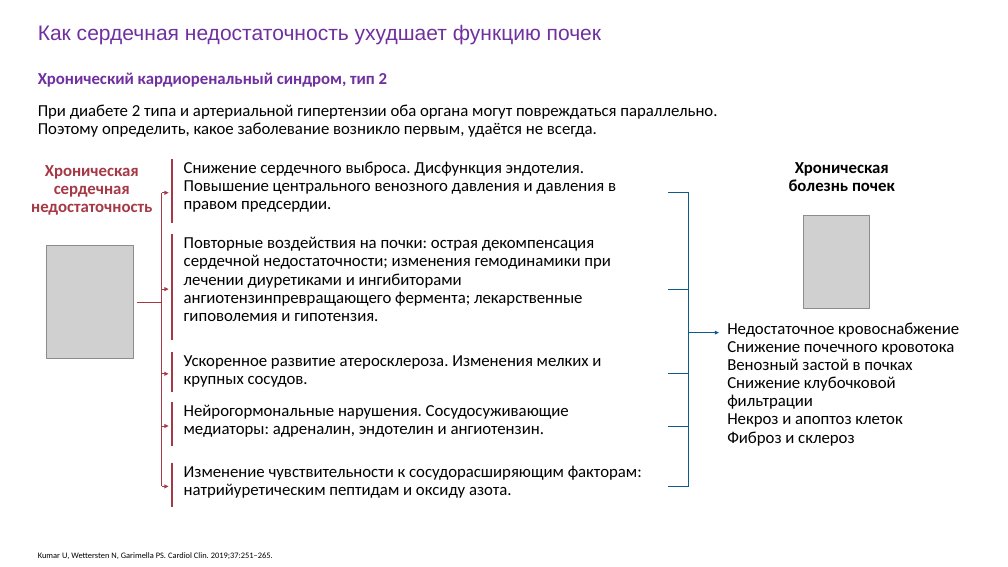
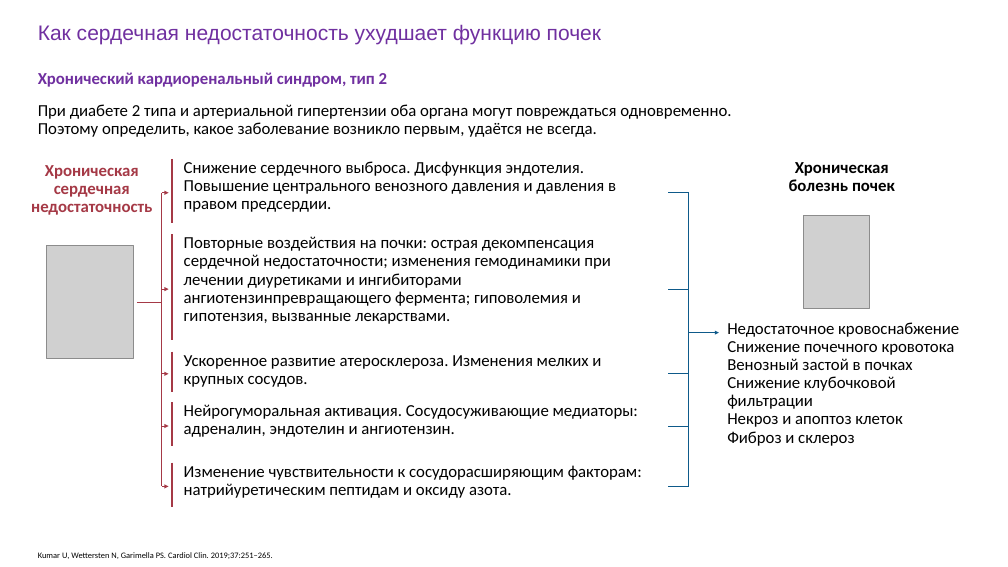
Before and after one commit to drabdulbosit1-eng/my-test-cloud, a slide deck: slide 11 of finerenone/Finerenone_Levin_reviewed.pptx. Drawn at 1008x567 pixels with LibreOffice and Linux fonts; fonts in the diff are those of the drawing; grey boxes stand for pictures. Boxes give left, top, right and bottom in pixels: in the first picture for what was removed or moved away, otherwise in the second. Text is boxed around its words. In the diff, an @@ line names an element or a change of style, - is before the commit and + after.

```diff
--- a/finerenone/Finerenone_Levin_reviewed.pptx
+++ b/finerenone/Finerenone_Levin_reviewed.pptx
@@ text at box(38, 104, 731, 119): text changed @@
-При диабете 2 типа и артериальной гипертензии оба органа могут повреждаться параллельно.
+При диабете 2 типа и артериальной гипертензии оба органа могут повреждаться одновременно.
@@ text at box(184, 236, 611, 324): text changed @@
-Повторные воздействия на почки: острая декомпенсация сердечной недостаточности; изменения гемодинамики при лечении диуретиками и ингибиторами ангиотензинпревращающего фермента; лекарственные гиповолемия и гипотензия.
+Повторные воздействия на почки: острая декомпенсация сердечной недостаточности; изменения гемодинамики при лечении диуретиками и ингибиторами ангиотензинпревращающего фермента; гиповолемия и гипотензия, вызванные лекарствами.
@@ text at box(184, 404, 638, 437): text changed @@
-Нейрогормональные нарушения. Сосудосуживающие медиаторы: адреналин, эндотелин и ангиотензин.
+Нейрогуморальная активация. Сосудосуживающие медиаторы: адреналин, эндотелин и ангиотензин.
```
Also in this commit, not shown: 28 other slides changed, 1 other file.
